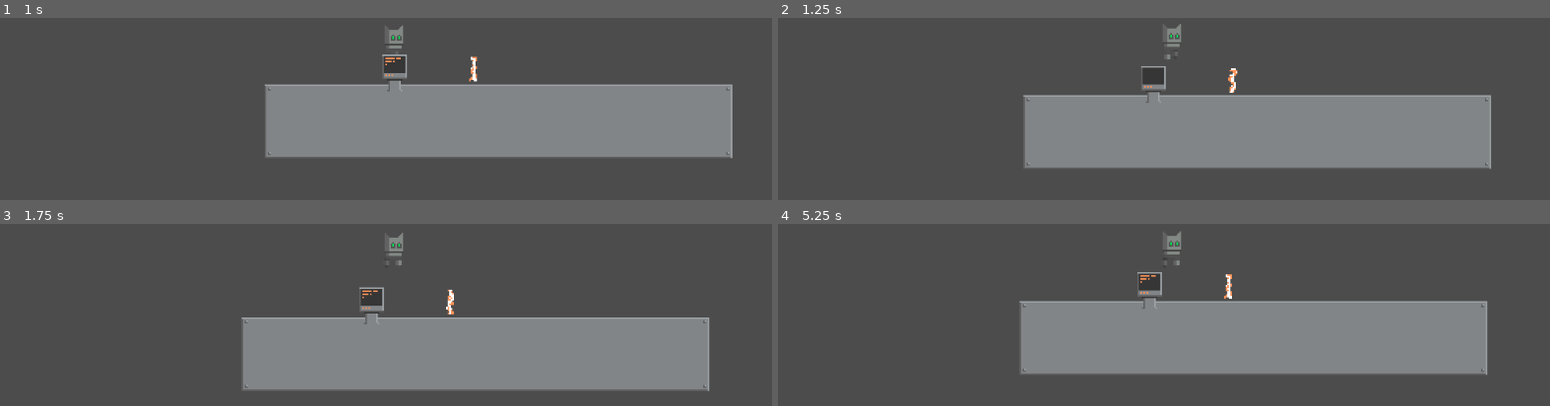
Above: before the commit, frames 1-4 (two rows, left to right).
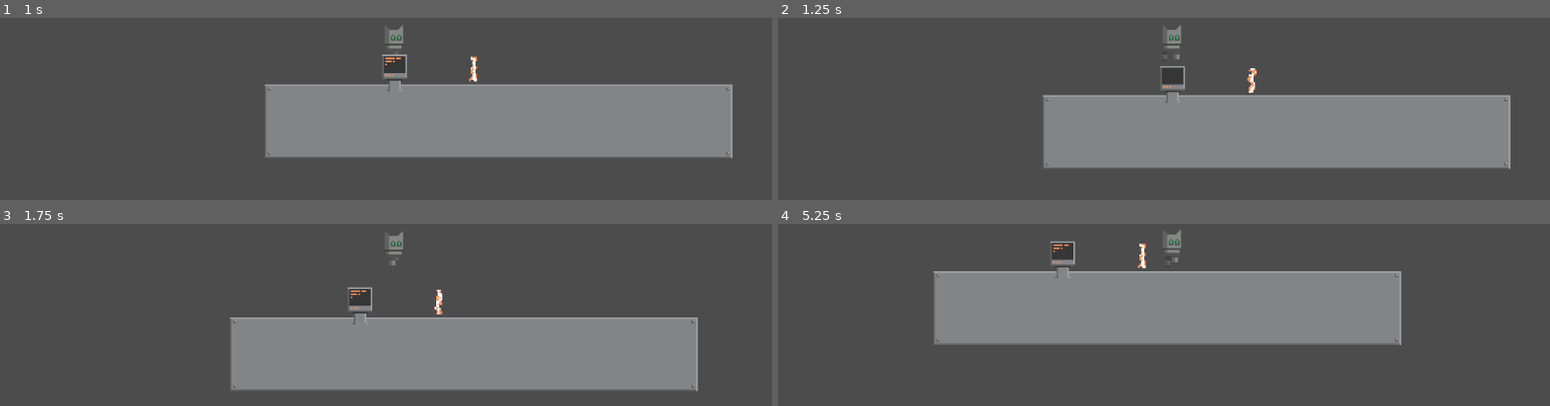
Above: after the commit, the same moments.

Repository: BuendiaGames/RobotsGMTK
Game: Godot game, scene res://levels/level-1.tscn
Two runs of this game, one before a commit and one after it. Both use one fixed random seed, a clock stepped at 60 frames per second and the inputs below. The project has no main scene, so this scene is started directly.
Inputs (mouse positions are in pixels of both pictures, inside the frame that each line leads up to):
- Up to frame 1 (1 s): tap Enter at 0.5 s; move the mouse to (outside the picture) at 0.52 s; hold Right (ui_right) from 0.53 s (still down); hold Up (ui_up) from 0.53 s (still down); click (outside the picture) at 0.67 s
- Up to frame 2 (1.25 s): keep holding Right (ui_right); keep holding Up (ui_up)
- Up to frame 3 (1.75 s): move the mouse to (239, 265) at 1.27 s; release Right (ui_right) at 1.28 s; release Up (ui_up) at 1.28 s; hold S (ui_right, bound only after the commit) from 1.28 s (still down); tap Up (ui_up, bound only before the commit) at 1.35, 1.52 s
- Up to frame 4 (5.25 s): tap Up (ui_up, bound only before the commit) at 1.82 s; move the mouse to (outside the picture) at 2.02 s; release S (ui_right, bound only after the commit) at 2.03 s; hold Up (ui_left, bound only after the commit) 2.03-2.78 s; move the mouse to (1133, 335) at 2.77 s; hold D (ui_right, bound only after the commit) 2.78-4.28 s; click (1133, 335) at 2.92 s; move the mouse to (1411, 313) at 3.52 s; move the mouse to (outside the picture) at 4.27 s; hold Up (ui_left, bound only after the commit) 4.28-5.03 s; move the mouse to (1210, 244) at 5.02 s; hold D (ui_right, bound only after the commit) from 5.03 s (still down); click (1210, 244) at 5.17 s

Frame 1 is identical in both runs. In frame 2, 2.7% of the frame differs, in the area x 31-95%, y 3-84%; in frame 3, 1.9%; in frame 4, 25%, in the area x 20-92%, y 3-84%.

Commit message:
Added random controls for player

Diff:
--- a/core/robot.gd
+++ b/core/robot.gd
@@ -10,14 +10,22 @@
 
 var anim = ""
 
-# Declare member variables here. Examples:
-# var a = 2
-# var b = "text"
+const tau = 30.0 #Average time to change, in seconds
+
+#To make all input changes, these are available actions
+const actions = ["right", "left", "up", "down", "accionA", "accionB", "accionC"]
+var default_inputs = {}
+var current_action = "idle"
 
 
 # Called when the node enters the scene tree for the first time.
 func _ready():
-	pass # Replace with function body.
+	randomize()
+
+	store_default_inputs()
+
+	set_process(true)
+
 
 
 # Called every frame. 'delta' is the elapsed time since the previous frame.
@@ -37,22 +45,23 @@
 		set_anim("walk")
 		vel.y = -jump_speed
 		on_air = true
-		print("hola")
-	#elif Input.is_action_pressed("ui_down"):
-	#	set_anim("idle")
-	#	vel = Vector2(0.0, 1.0)
+		current_action = "ui_up"
 	elif Input.is_action_pressed("ui_right"):
 		set_anim("walk")
 		$Sprite.flip_h = false
 		vel.x = speed
+		current_action = "ui_right"
 	elif Input.is_action_pressed("ui_left"):
 		set_anim("walk")
 		$Sprite.flip_h = true
 		vel.x = -speed
+		current_action = "ui_left"
 	else:
 		set_anim("idle")
+		current_action = "idle"
 		vel.x = 0.0
 
+	#Go down
 	if on_air:
 		vel.y += delta*g
 	else:
@@ -61,14 +70,56 @@
 	if Input.is_action_just_pressed("ui_accionA") and currobj != null:
 			currobj.act()
 
+
+
+#Changes current animation
 func set_anim(new_anim):
 	if (new_anim != anim):
 		$AnimationPlayer.play(new_anim)
 		anim = new_anim
 
 
+#Stores all the InputEvents in a dictionary so all of them are available
+func store_default_inputs():
 
 
+	for action in actions:
+		action = "ui_" + action
+		default_inputs[action] = InputMap.get_action_list(action)[0]
+
+
+#Change all keys
+func shuffle_input_map():
+
+	var nact = len(actions)
+	var indices = range(nact)
+
+	indices.shuffle()
+
+	var action1 #Actions in order
+	var action2 #Shuffled stuff
+
+	for j in range(nact):
+		action1 = "ui_" + actions[j]
+		action2 = "ui_" + actions[indices[j]]
+		InputMap.action_erase_events(action1)
+		InputMap.action_add_event(action1, default_inputs[action2])
+
+
+#Shuffle input map and reinit the counter
+func _on_timeout():
+	$timer.wait_time = 30.0 + 10.0 * (2*randf()-1)
+	release_key()
+	shuffle_input_map()
+
+#Reases the key that is actually pressed to avoid
+#confounding the input when the shuffle happens
+func release_key():
+	if current_action != "idle":
+		var ev = InputEventAction.new()
+		ev.action = current_action
+		ev.pressed = false
+		Input.parse_input_event(ev)
 
 # update the current object
 func _on_Area2D_area_entered(area):
--- a/core/robot.tscn
+++ b/core/robot.tscn
@@ -70,3 +70,7 @@
 shape = SubResource( 4 )
 [connection signal="area_entered" from="Area2D" to="." method="_on_Area2D_area_entered"]
 [connection signal="area_exited" from="Area2D" to="." method="_on_Area2D_area_exited"]
+
+[node name="timer" type="Timer" parent="."]
+autostart = true
+[connection signal="timeout" from="timer" to="." method="_on_timeout"]
--- a/project.godot
+++ b/project.godot
@@ -20,6 +20,31 @@
 
 [input]
 
+ui_left={
+"deadzone": 0.5,
+"events": [ Object(InputEventKey,"resource_local_to_scene":false,"resource_name":"","device":0,"alt":false,"shift":false,"control":false,"meta":false,"command":false,"pressed":false,"scancode":16777231,"unicode":0,"echo":false,"script":null)
+ ]
+}
+ui_right={
+"deadzone": 0.5,
+"events": [ Object(InputEventKey,"resource_local_to_scene":false,"resource_name":"","device":0,"alt":false,"shift":false,"control":false,"meta":false,"command":false,"pressed":false,"scancode":16777233,"unicode":0,"echo":false,"script":null)
+ ]
+}
+ui_up={
+"deadzone": 0.5,
+"events": [ Object(InputEventKey,"resource_local_to_scene":false,"resource_name":"","device":0,"alt":false,"shift":false,"control":false,"meta":false,"command":false,"pressed":false,"scancode":16777232,"unicode":0,"echo":false,"script":null)
+ ]
+}
+ui_down={
+"deadzone": 0.5,
+"events": [ Object(InputEventKey,"resource_local_to_scene":false,"resource_name":"","device":0,"alt":false,"shift":false,"control":false,"meta":false,"command":false,"pressed":false,"scancode":16777234,"unicode":0,"echo":false,"script":null)
+ ]
+}
+ui_end={
+"deadzone": 0.5,
+"events": [ Object(InputEventKey,"resource_local_to_scene":false,"resource_name":"","device":0,"alt":false,"shift":false,"control":false,"meta":false,"command":false,"pressed":false,"scancode":16777230,"unicode":0,"echo":false,"script":null)
+ ]
+}
 ui_accionA={
 "deadzone": 0.5,
 "events": [ Object(InputEventKey,"resource_local_to_scene":false,"resource_name":"","device":0,"alt":false,"shift":false,"control":false,"meta":false,"command":false,"pressed":false,"scancode":83,"unicode":0,"echo":false,"script":null)
@@ -30,6 +55,11 @@
 "events": [ Object(InputEventKey,"resource_local_to_scene":false,"resource_name":"","device":0,"alt":false,"shift":false,"control":false,"meta":false,"command":false,"pressed":false,"scancode":68,"unicode":0,"echo":false,"script":null)
  ]
 }
+ui_accionC={
+"deadzone": 0.5,
+"events": [ Object(InputEventKey,"resource_local_to_scene":false,"resource_name":"","device":0,"alt":false,"shift":false,"control":false,"meta":false,"command":false,"pressed":false,"scancode":65,"unicode":0,"echo":false,"script":null)
+ ]
+}
 
 [rendering]
 
Not shown: 1 places in levels/level-1.tscn that only renumber resources
